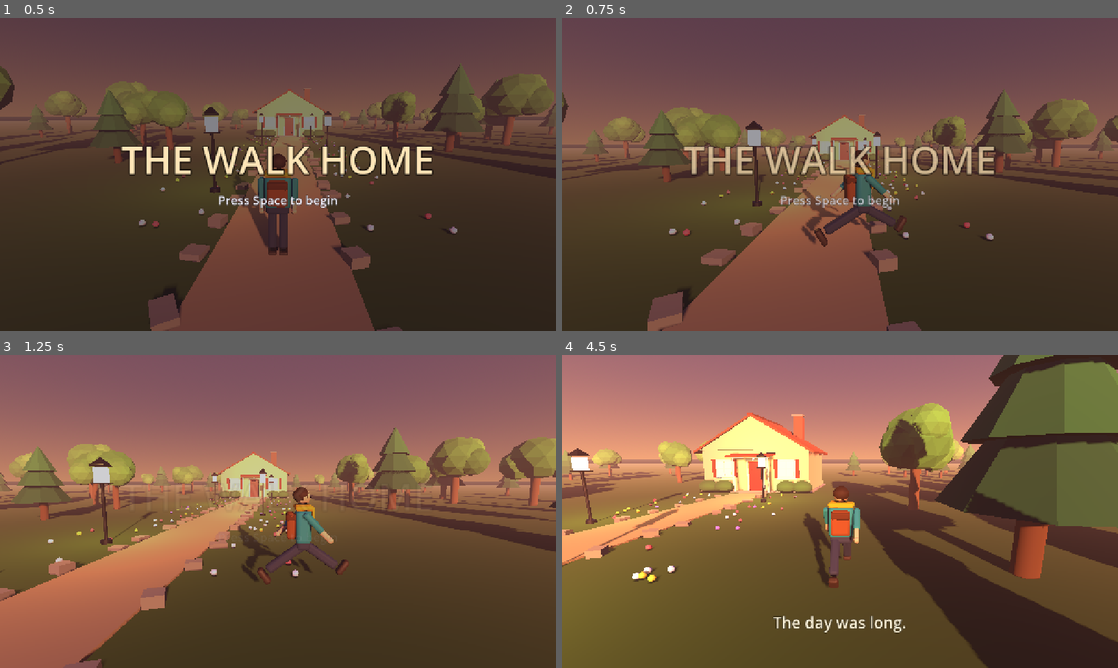
Above: before the commit, frames 1-4 (two rows, left to right).
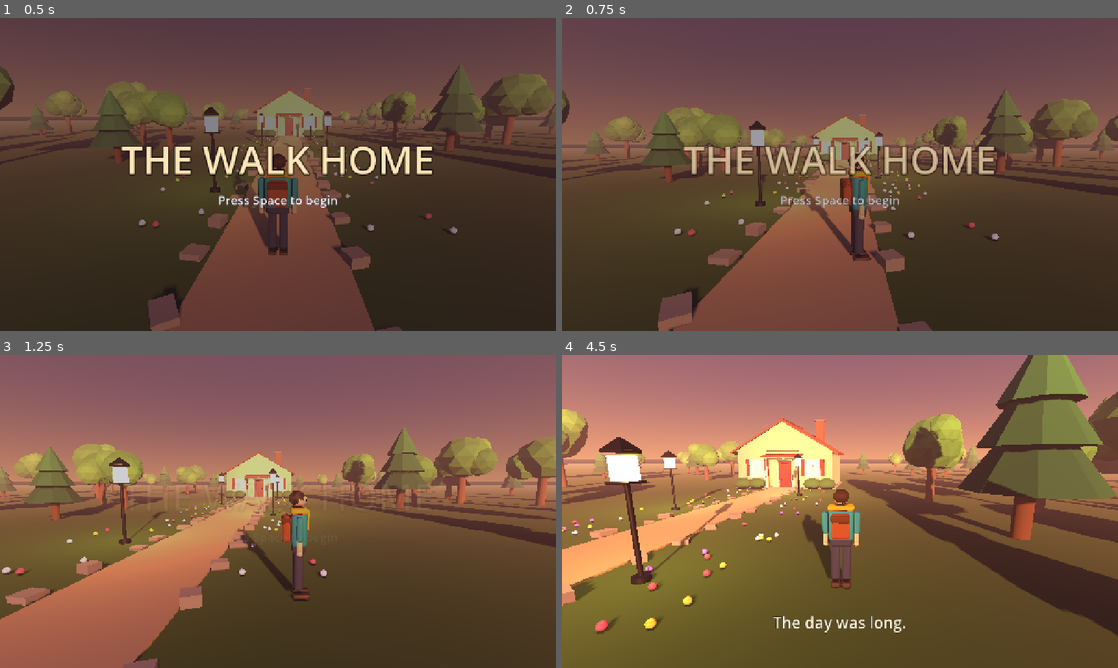
Above: after the commit, the same moments.

Repository: bayars/game-dev-setup
Game: Godot game, scene res://scenes/main.tscn
Same seed, same stepped clock (60 frames per second), same inputs: the game is played once before the commit and once after it.
Inputs (mouse positions are in pixels of both pictures, inside the frame that each line leads up to):
- Up to frame 1 (0.5 s): no input
- Up to frame 2 (0.75 s): tap Space at 0.5 s; move the mouse to (962, 158) at 0.52 s; hold D from 0.53 s (still down); hold Shift from 0.53 s (still down); click (962, 158) at 0.67 s
- Up to frame 3 (1.25 s): keep holding D; keep holding Shift; tap Space at 0.77 s
- Up to frame 4 (4.5 s): tap Space at 1.25, 1.52, 3.02, 3.77 s; move the mouse to (812, 511) at 1.27 s; release D at 1.28 s; release Shift at 1.28 s; hold W from 1.28 s (still down); tap Shift at 1.35, 3.05, 4.35 s; move the mouse to (851, 505) at 2.02 s; hold Shift 2.03-2.78 s; tap Enter at 2.1 s; move the mouse to (834, 517) at 2.77 s; tap E at 2.85 s; move the mouse to (878, 514) at 3.52 s; hold Shift 3.53-4.28 s; tap R at 3.6 s; move the mouse to (795, 508) at 4.27 s

Frame 1 is identical in both runs. In frame 2, 5.2% of the frame differs, in the area x 0-100%, y 22-100%; in frame 3, 15%; in frame 4, 41%, in the area x 0-100%, y 0-100%.

Commit message:
Person: drop hair tufts, lower door reach; use rig animations in the player and door sequence
Co-Authored-By: Claude Sonnet 5.5 <noreply@anthropic.com>

Diff:
--- a/godot-3d/scripts/main.gd
+++ b/godot-3d/scripts/main.gd
@@ -356,10 +356,12 @@
 	player.move_input = Vector2.ZERO
 	player.face_toward(HOUSE_POS + Vector3(0, 0, 3.0))
 	_fade(_hint, 0.0, 0.2)
-	var t := create_tween().set_parallel(true)
-	t.tween_property(door_hinge, "rotation:y", door_open_angle, 1.8).set_trans(Tween.TRANS_SINE).set_ease(Tween.EASE_OUT)
-	t.tween_property(interior_light, "light_energy", 2.2, 1.8)
+	player.play_action("open_door")
+	var t := create_tween().set_parallel(true)   # the door starts moving once the hand is on the knob
+	t.tween_property(door_hinge, "rotation:y", door_open_angle, 1.8).set_delay(0.55).set_trans(Tween.TRANS_SINE).set_ease(Tween.EASE_OUT)
+	t.tween_property(interior_light, "light_energy", 2.2, 1.8).set_delay(0.55)
 	await t.finished
+	player.end_action()
 	await _say("Welcome home.", 2.2)
 	_end()
 
@@ -426,6 +428,10 @@
 
 func _check_result() -> void:
 	var p := player.global_position
+	for clip in ["idle_loop", "walk_loop", "run_loop", "open_door"]:
+		if not player.has_animation(clip):
+			_fail("missing animation " + clip)
+			return
 	if door_hinge == null or door_hinge.rotation.y < deg_to_rad(95.0):
 		_fail("door did not open")
 	elif p.y < -0.2 or p.z > -13.5 or p.z < -15.0 or absf(p.x) > 1.5:
--- a/godot-3d/scripts/player.gd
+++ b/godot-3d/scripts/player.gd
@@ -1,10 +1,13 @@
 class_name Player
 extends CharacterBody3D
 ## The walker: WASD/arrows relative to the camera (Shift runs), mouse orbits the camera.
-## The person model swings its joints (ArmL/ArmR/LegL/LegR/Head) for a procedural walk cycle.
+## The person model is a rigged glTF with animations: idle_loop, walk_loop, run_loop and open_door.
+## Walk/run playback speed follows the real movement speed so the feet do not slide.
 
-const WALK_SPEED := 3.2
-const RUN_SPEED := 5.6
+const WALK_SPEED := 2.4
+const RUN_SPEED := 4.6
+const WALK_NATURAL := 1.75   # m/s one pass of walk_loop covers at speed_scale 1
+const RUN_NATURAL := 4.6
 const ACCEL := 14.0
 const GRAVITY := 20.0
 const MOUSE_SENS := 0.003
@@ -16,8 +19,8 @@
 var cam_yaw := 0.0
 
 var model: Node3D
-var _limbs := {}
-var _cycle := 0.0
+var _anim: AnimationPlayer
+var _action := false     # a one-shot action (open_door) is playing
 var _rig: Node3D
 var _arm: SpringArm3D
 
@@ -33,8 +36,9 @@
 	model = model_scene.instantiate()
 	model.rotation.y = PI  # the model faces +Z; start facing the house (-Z)
 	add_child(model)
-	for joint in ["ArmL", "ArmR", "LegL", "LegR", "Head"]:
-		_limbs[joint] = model.find_child(joint, true, false)
+	_anim = model.find_child("AnimationPlayer", true, false)
+	if _anim:
+		_anim.play("idle_loop")
 
 	_rig = Node3D.new()
 	_rig.top_level = true
@@ -96,21 +100,34 @@
 	var tween := create_tween()
 	tween.tween_property(model, "rotation:y", atan2(d.x, d.z), seconds)
 
-func _animate(delta: float) -> void:
+func has_animation(clip: String) -> bool:
+	return _anim != null and _anim.has_animation(clip)
+
+## Plays a one-shot clip (e.g. "open_door") and returns its length in seconds.
+func play_action(clip: String) -> float:
+	if not has_animation(clip):
+		return 0.0
+	_action = true
+	_anim.speed_scale = 1.0
+	_anim.play(clip, 0.25)
+	return _anim.get_animation(clip).length
+
+func end_action() -> void:
+	_action = false
+
+func _animate(_delta: float) -> void:
+	if _anim == null or _action:
+		return
 	var planar := Vector2(velocity.x, velocity.z).length()
-	var amp := clampf(planar / WALK_SPEED, 0.0, 1.6)
-	_cycle += planar * delta * 2.3
-	var swing := sin(_cycle) * 0.75 * amp
-	_set_rot("LegL", swing)
-	_set_rot("LegR", -swing)
-	_set_rot("ArmL", -swing * 0.8)
-	_set_rot("ArmR", swing * 0.8)
-	var head: Node3D = _limbs["Head"]
-	if head:
-		head.rotation.x = sin(_cycle * 2.0) * 0.03 * amp
-	model.position.y = absf(sin(_cycle)) * 0.045 * amp
-
-func _set_rot(joint: String, angle: float) -> void:
-	var node: Node3D = _limbs[joint]
-	if node:
-		node.rotation.x = lerpf(node.rotation.x, angle, 0.5)
+	var clip := "idle_loop"
+	var scale := 1.0
+	if planar > 0.15:
+		if run or Input.is_physical_key_pressed(KEY_SHIFT):
+			clip = "run_loop"
+			scale = planar / RUN_NATURAL
+		else:
+			clip = "walk_loop"
+			scale = planar / WALK_NATURAL
+	if _anim.current_animation != clip:
+		_anim.play(clip, 0.25)
+	_anim.speed_scale = clampf(scale, 0.3, 2.0)
Not shown, changed: art-src/models/person.py
